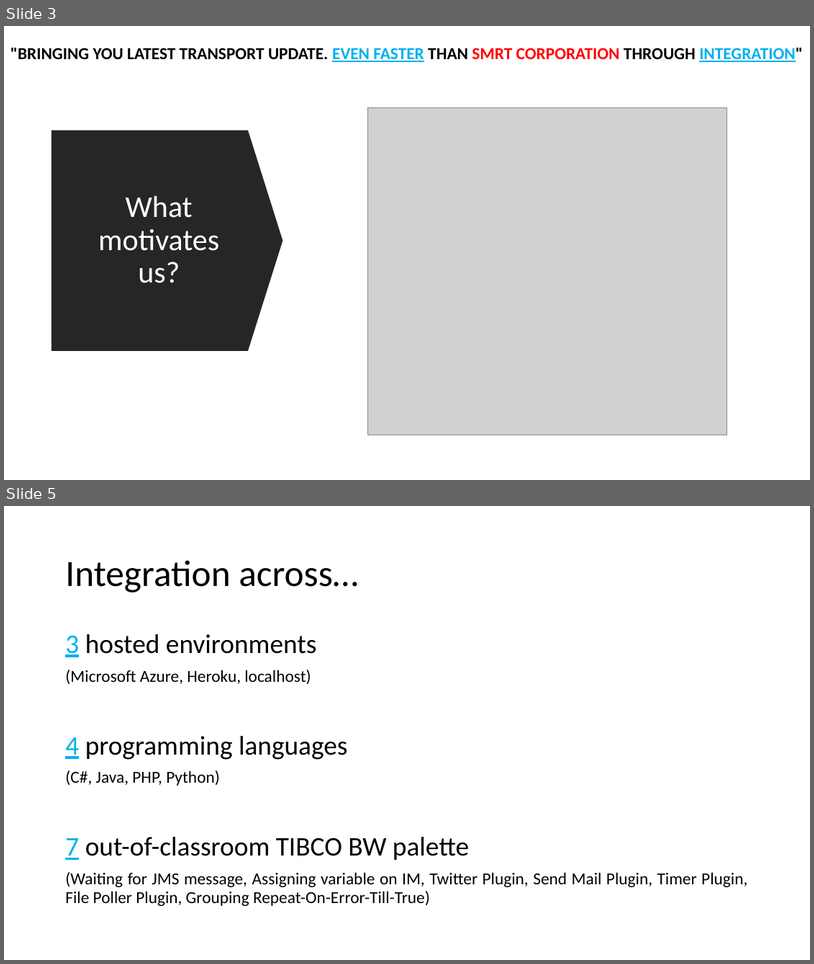
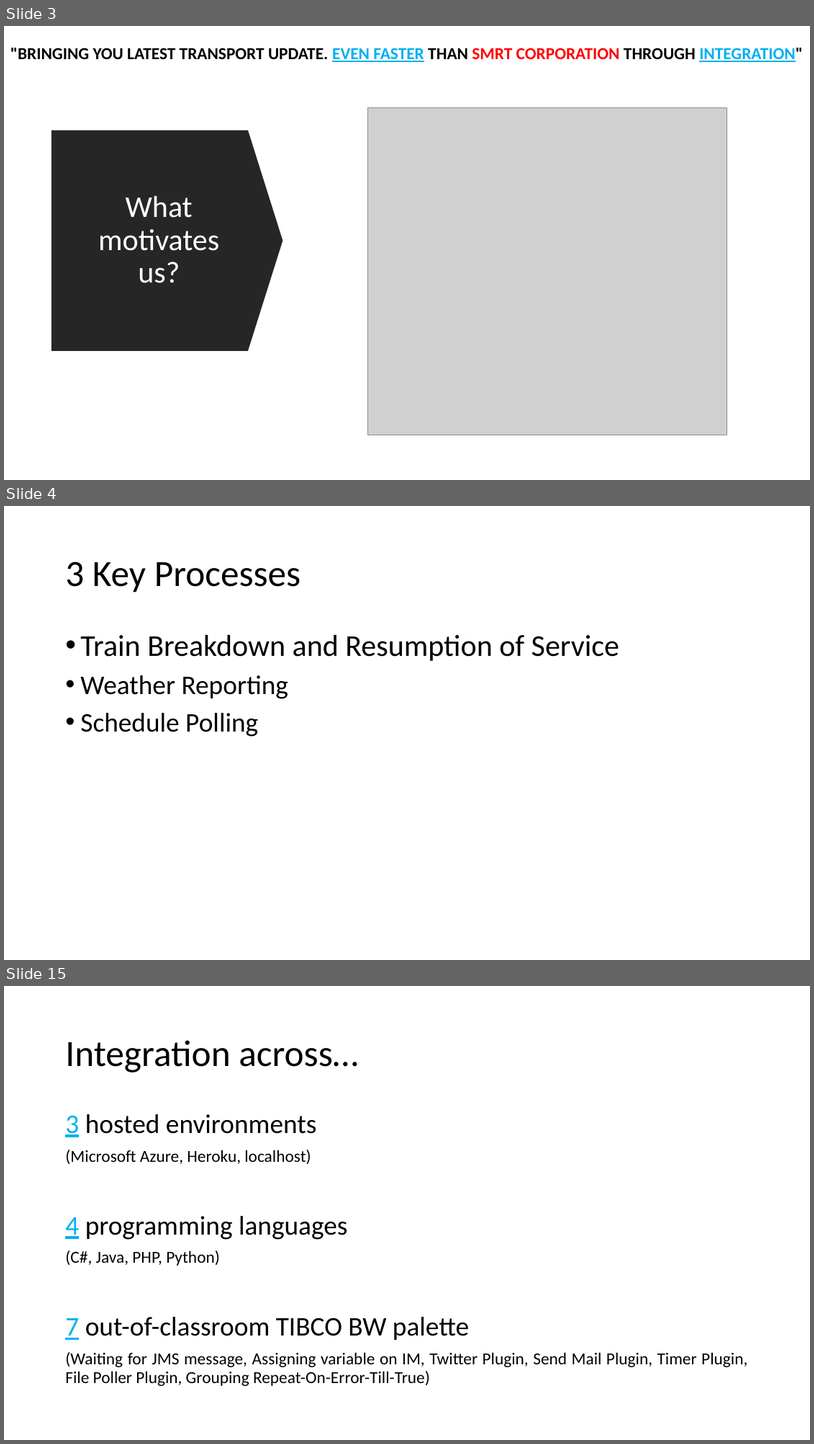
Before and after one commit to eugene-choy-2016/EI_Project, a slide deck: EI Presentation.pptx. Shown one above the other, each under a label of ours: slides 3 and 5 before the commit, slides 3, 4 and 15 after it; the slides between them are not shown. The pictures are 814x964 and 814x1444 pixels, drawn with LibreOffice and Linux fonts; fonts in the diff are those of the drawing; grey boxes stand for pictures. Boxes give left, top, right and bottom in pixels: in the first picture for what was removed or moved away, otherwise in the second. Text is boxed around its words. In the diff, an @@ line names an element or a change of style, - is before the commit and + after.

```diff
--- a/EI Presentation.pptx
+++ b/EI Presentation.pptx
@@ slide 4 added at (4, 506, 810, 960), background #FFFFFF @@
@@ title added at (65, 561, 301, 592), 44 pt, text #000000 @@
+3 Key Processes
@@ text added at (80, 635, 620, 736), 36 pt, text #000000 @@
+• Train Breakdown and Resumption of Service
+• Weather Reporting
+• Schedule Polling
@@ what was slide 5 is now slide 15 @@
```
Also in this commit, not shown: 5 slides changed, 6 other slides added.
